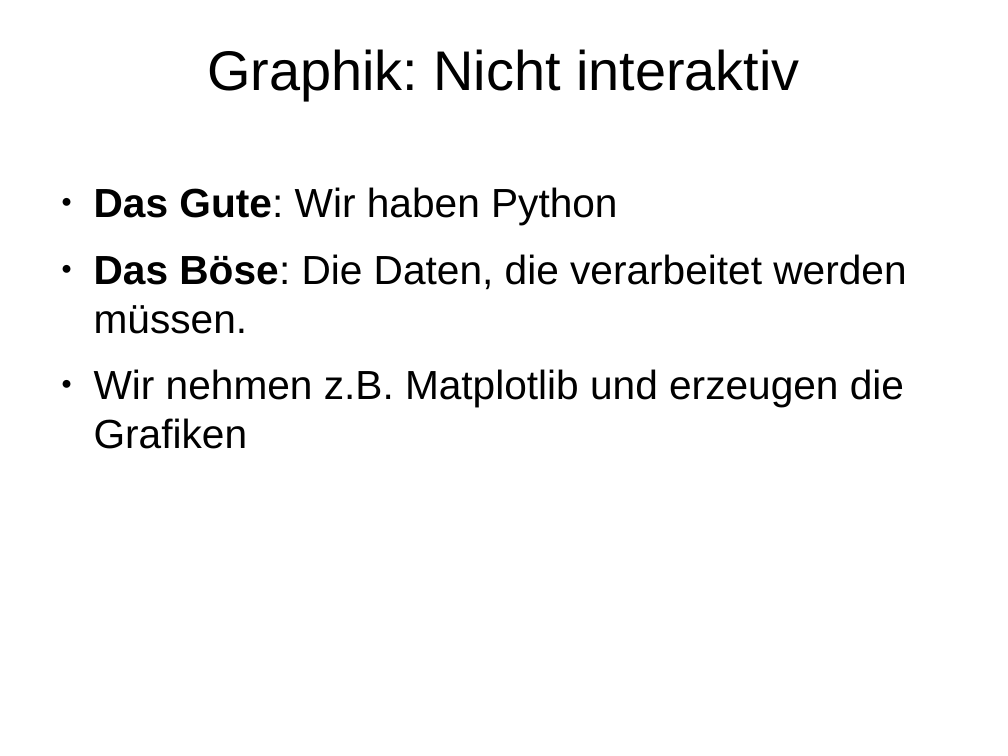
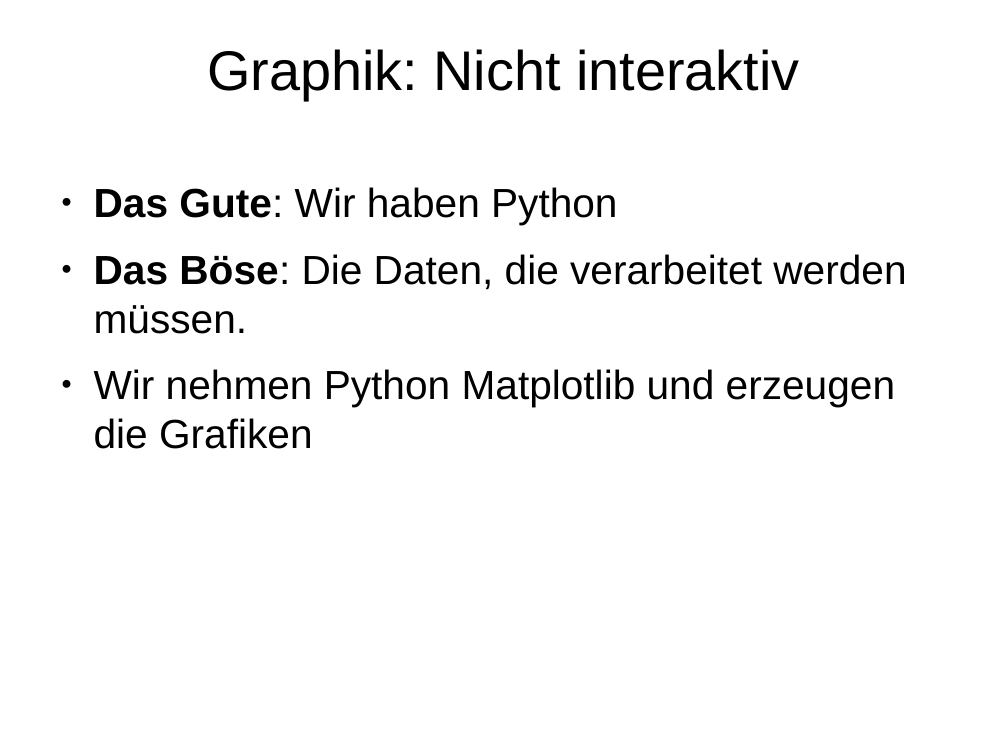
Before and after one commit to Inqbus/python_summit, a slide deck: slide 4 of vortrag/bokeh_sandra.odp. Drawn at 1008x756 pixels with LibreOffice and Linux fonts; fonts in the diff are those of the drawing. Boxes give left, top, right and bottom in pixels: in the first picture for what was removed or moved away, otherwise in the second. Text is boxed around its words. In the diff, an @@ line names an element or a change of style, - is before the commit and + after.

```diff
--- a/vortrag/bokeh_sandra.odp
+++ b/vortrag/bokeh_sandra.odp
@@ text at (x1=94, y1=369, x2=895, y2=449): text changed @@
-● Wir nehmen z.B. Matplotlib und erzeugen die Grafiken
+● Wir nehmen Python Matplotlib und erzeugen die Grafiken
```
Also in this commit, not shown: 8 other slides changed, 3 slides added.
